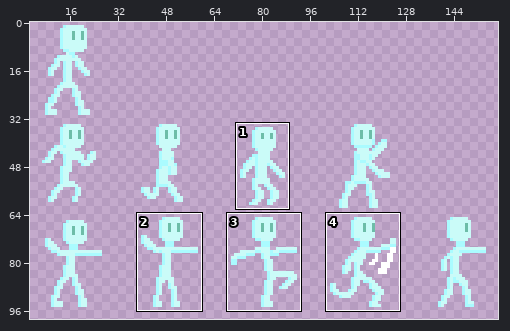
One commit to this sprite sheet: Assets/Assets/CharacterSheet.png. The first picture is a wide view before the edit; the outline marks the close-up.
Close-up. Old version:
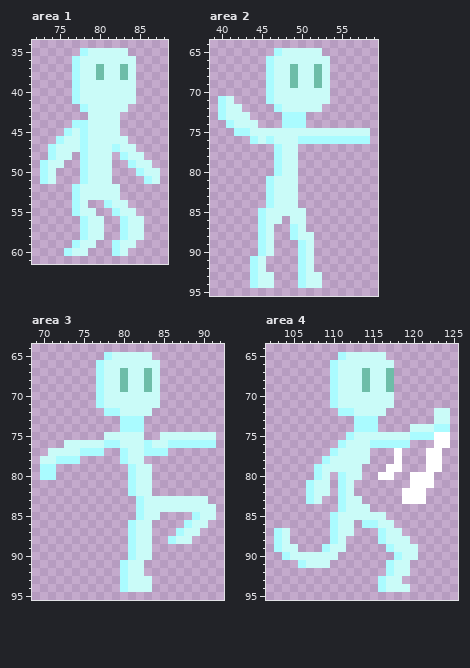
The file is 160x160 pixels. Shown: area 1: x 72..88, y 34..61; area 2: x 39..59, y 64..95; area 3: x 69..92, y 64..95; area 4: x 102..125, y 64..95. The wide view leaves out empty margins. The commit also changed other parts of the picture, which this record leaves out.
The result:
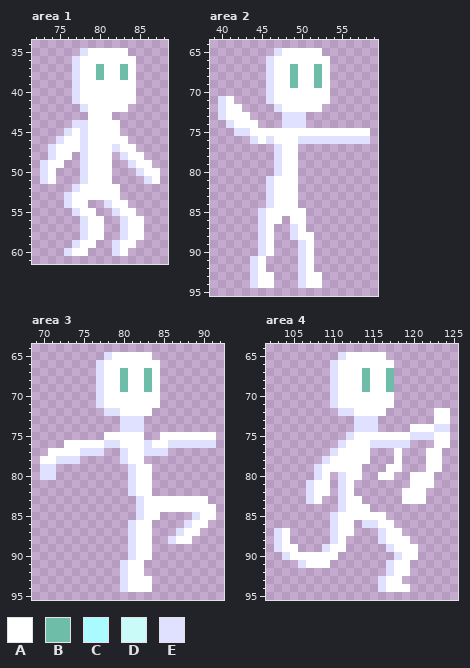
Palette (. is transparent): A #ffffff  B #6dbda8  C #aafbff  D #cafbf8  E #e0e0ff
Change:
Changed rows in their new state; - is an unchanged pixel.
Area 1:
first column x 73:
35 -----EAAAAA----
36 ----EAAAAAAA---
37 ----EAA-AA-A---
38 ----EAA-AA-A---
39 ----EAAAAAAA---
40 ----EAAAAAAA---
41 ----EAAAAAAA---
42 -----EAAAAA----
43 ------AAA.-----
44 ----EEAAAA-----
45 ---EAEAAAA-----
46 --EAAEAAAAA----
47 -EAAAEAAAEAA---
48 -EAA-EAAA-EAA--
49 EAA--EAAA--EAA-
50 EA---EAAA---EAA
51 EA---EAAA----EA
52 ----EAAAAA-----
53 ---EAAAAAA-----
54 ---EAA--EAA----
55 ----EAA--EAA---
56 -----EAA--EAA--
57 -----EAA--EAA--
58 -----EAA--EAA--
59 ----EAA--EAA---
60 ---EAA---EA----
Area 2:
first column x 40:
65 -------EAAAAA------
66 ------EAAAAAAA-----
67 ------EAA-AA-A-----
68 ------EAA-AA-A-----
69 ------EAA-AA-A-----
70 ------EAAAAAAA-----
71 EA----EAAAAAAA-----
72 EAA----EAAAAA------
73 EAAA----EEE--------
74 -EAAA---EEE--------
75 --EEAAAAAAAAAAAAAAA
76 ----EAEAAAEEEEEEEEE
77 -------EAA---------
78 -------EAA---------
79 -------EAA---------
80 -------EAA---------
81 ------EAAA---------
82 ------EAAA---------
83 ------EAAA---------
84 ------EAAA---------
85 -----EAAAAA--------
86 -----EAA-AA--------
87 -----EA--EA--------
88 -----EA--EAA-------
89 -----EA---EA-------
90 -----EA---EA-------
91 ----EA----EA-------
92 ----EA----EA-------
93 ----EAA---EAA------
94 ----EAA---EAA------
Area 3:
first column x 70:
65 --------EAAAAA--------
66 -------EAAAAAAA-------
67 -------EAA-AA-A-------
68 -------EAA-AA-A-------
69 -------EAA-AA-A-------
70 -------EAAAAAAA-------
71 -------EAAAAAAA-------
72 --------EEAAAA--------
73 ----------EEE---------
74 ----------EEE---------
75 --------AAAAA--AAAAAAA
76 ---AAAAAEEAAAEAAEEEEEE
77 -AAAAEEE--EAAEEE------
78 AAEEE-----EAA---------
79 EE---------EAA--------
80 EE---------EAA--------
81 -----------EAA--------
82 -----------EAA--------
83 ------------EAAAAAAAA-
84 ------------EAAAAAAAAA
85 ------------EAA----EAA
86 -----------EAA----EAA-
87 -----------EAA---EAA--
88 -----------EAA--EAA---
89 -----------EAA--------
90 -----------EAA--------
91 ----------EAA---------
92 ----------EAA---------
93 ----------EAAA--------
94 ----------EAAA--------
Area 4:
first column x 103:
65 --------EAAAAA--------
66 -------EAAAAAAA-------
67 -------EAAA-AA--------
68 -------EAAA-AA--------
69 -------EAAA-AA--------
70 -------EAAAAAAA-------
71 -------EAAAAAAA-------
72 --------EEAAAA------AA
73 ----------EEE-------AA
74 ----------EEE----AAAEE
75 ---------EAAAAAAAEEE--
76 --------EAAAEEEEE-----
77 -------EAAAA----------
78 ------EAAAAA----------
79 -----EAAAAA-----------
80 -----EA-EAA-----------
81 ----EAA-EA------------
82 ----EAA-EA------------
83 ----EA--EAA-----------
84 --------EAAA----------
85 -------EAAAAAA--------
86 -------EAA-EEAA-------
87 EA-----EAA---EAA------
88 EA-----EA----EAAA-----
89 EAA---EAA-----EAAA----
90 -EAAAAAA-------EAA----
91 ---EAAA-------EAA-----
92 --------------EAA-----
93 -------------EAA------
94 -------------EAAA-----
